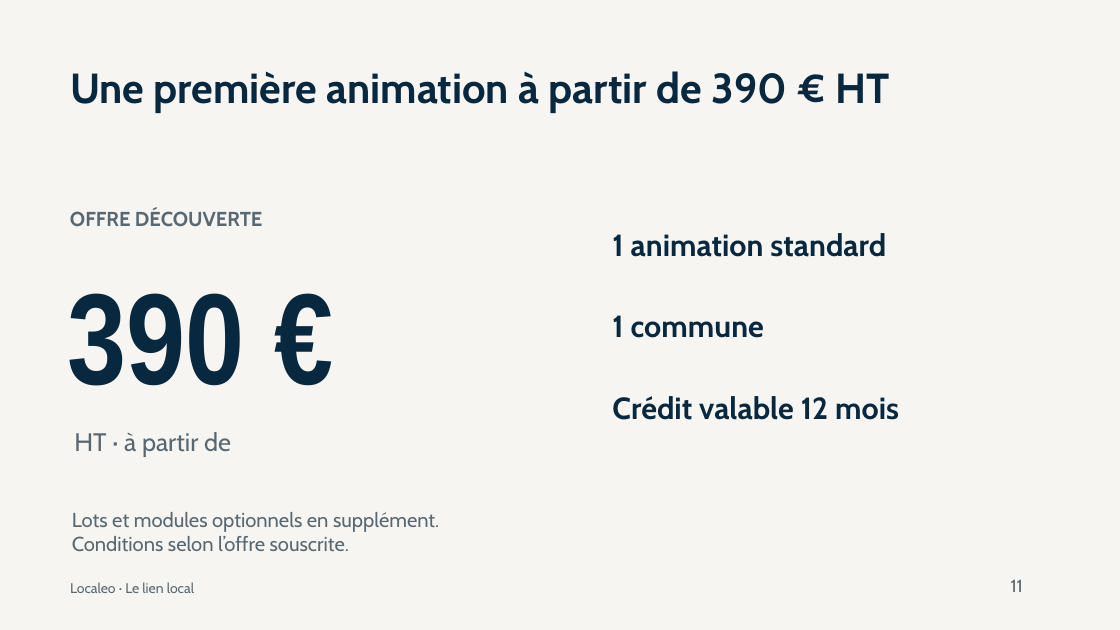
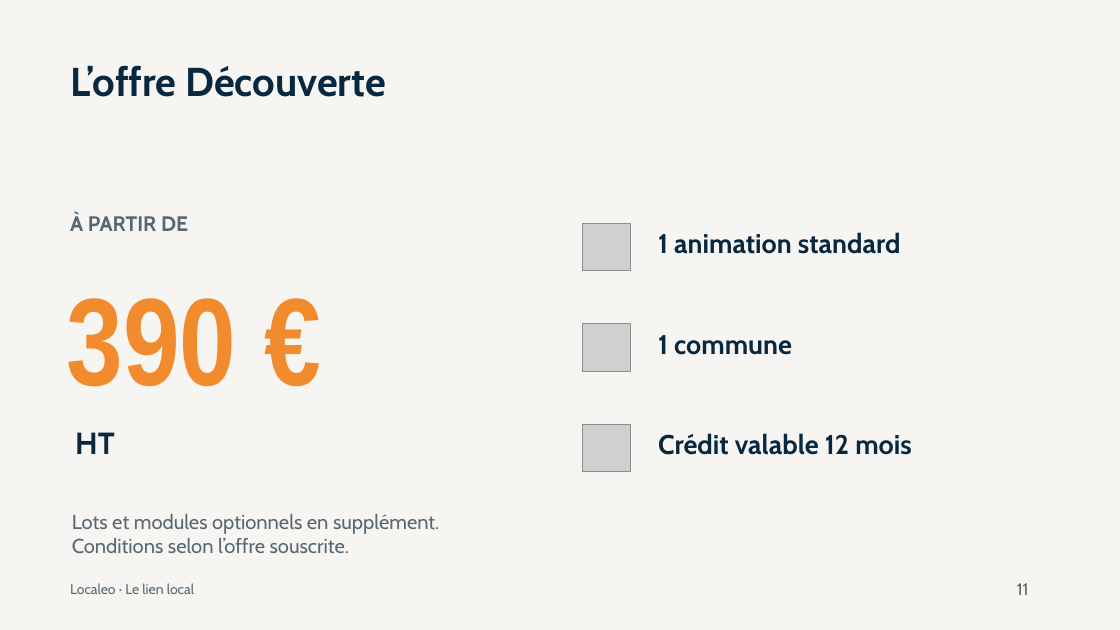
Before and after one commit to contactlocaleo/localeo-projet, a slide deck: slide 11 of livrables/communication/presentation-localeo-animation.pptx. Drawn at 1120x630 pixels with LibreOffice and Linux fonts; fonts in the diff are those of the drawing; grey boxes stand for pictures. Boxes give left, top, right and bottom in pixels: in the first picture for what was removed or moved away, otherwise in the second. Text is boxed around its words. In the diff, an @@ line names an element or a change of style, - is before the commit and + after.

```diff
--- a/livrables/communication/presentation-localeo-animation.pptx
+++ b/livrables/communication/presentation-localeo-animation.pptx
@@ text removed at <box>70,71,890,113</box> @@
-Une première animation à partir de 390 € HT
@@ text added at <box>70,65,386,97</box>, 34.5 pt, text #082840, bold @@
+L’offre Découverte
@@ text at <box>70,213,188,231</box>: text changed; size 17.2 to 18 pt @@
-OFFRE DÉCOUVERTE
+À PARTIR DE
@@ picture added at <box>583,223,630,271</box> @@
@@ text "1 animation standard": place and size @@
-text "1 animation standard" at <box>612,233,886,257</box>
+text "1 animation standard" at <box>658,232,901,254</box>
@@ text "390 €" at <box>66,298,236,387</box>: size 111 to 106.5 pt, text colour #082840 to #F28A2E @@
@@ picture added at <box>583,323,630,371</box> @@
@@ text "1 commune": place and size @@
-text "1 commune" at <box>612,315,764,338</box>
+text "1 commune" at <box>658,335,792,355</box>
@@ text at <box>75,432,115,454</box>: text changed; size 21.8 to 26.2 pt; text colour #586873 to #082840; bold on @@
-HT · à partir de
+HT
@@ picture added at <box>583,424,630,471</box> @@
@@ size 26.2 to 23.2 pt in 3 elements at <box>658,232,901,254</box>, <box>658,335,792,355</box>, <box>658,433,912,455</box> @@
@@ text "Crédit valable 12 mois": place and size @@
-text "Crédit valable 12 mois" at <box>612,396,899,420</box>
+text "Crédit valable 12 mois" at <box>658,433,912,455</box>
@@ text "11" at <box>1017,583,1029,595</box>: size 15 to 14.2 pt @@
```
Also in this commit, not shown: 11 other slides changed, 21 other files.
